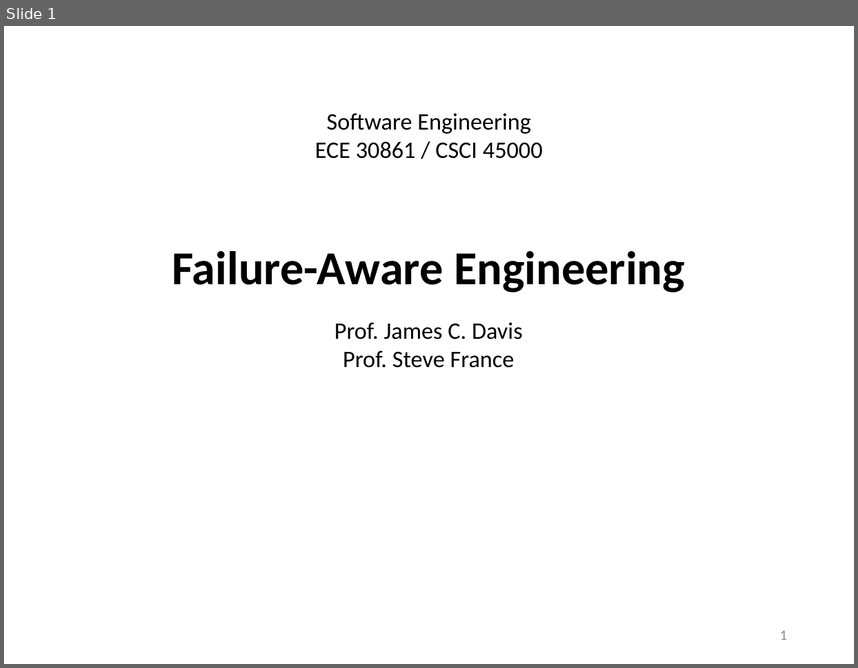
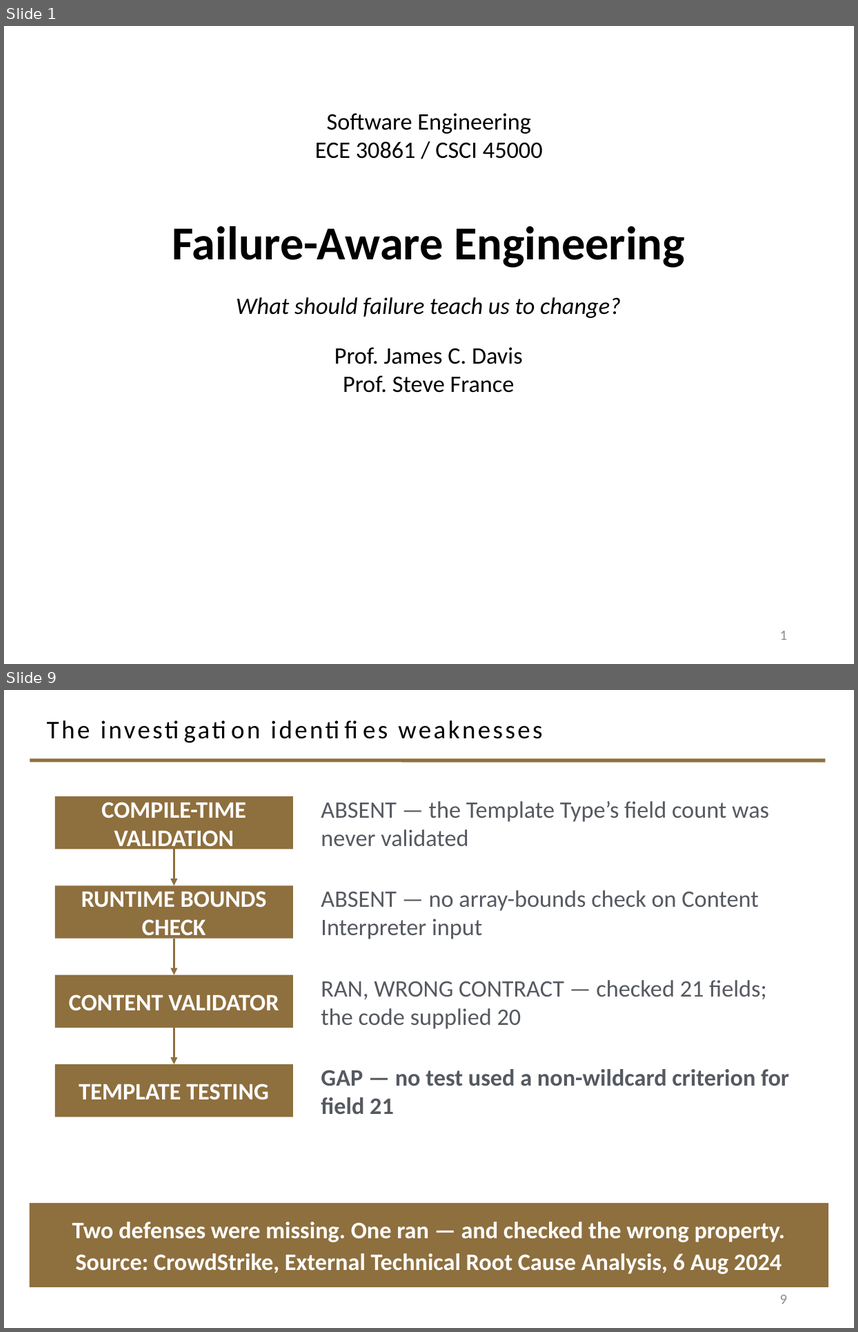
Before and after one commit to davisjam/model-based-agentic-software-engineering, a slide deck: course/lectures/act-2-delegation-and-control/04-failure-aware-engineering/2-4-Failure-Aware-Engineering.pptx. Shown one above the other, each under a label of ours: slide 1 before the commit, slides 1 and 9 after it; the slides between them are not shown. The pictures are 858x668 and 858x1332 pixels, drawn with LibreOffice and Linux fonts; fonts in the diff are those of the drawing; background and template pictures are left out. Boxes give left, top, right and bottom in pixels: in the first picture for what was removed or moved away, otherwise in the second. Text is boxed around its words. In the diff, an @@ line names an element or a change of style, - is before the commit and + after.

```diff
--- a/course/lectures/act-2-delegation-and-control/04-failure-aware-engineering/2-4-Failure-Aware-Engineering.pptx
+++ b/course/lectures/act-2-delegation-and-control/04-failure-aware-engineering/2-4-Failure-Aware-Engineering.pptx
@@ slide 9 added at (4, 690, 854, 1328), background #FFFFFF @@
@@ title added at (47, 720, 542, 739), 21.6 pt, text #000000 @@
+The investigation identifies weaknesses
@@ line added from (30, 760) to (825, 760), #8E6F3E 3 pt @@
@@ rectangle added at (55, 796, 293, 849), fill #8E6F3E, 20 pt, text #FFFFFF, bold @@
+COMPILE-TIME VALIDATION
@@ text added at (321, 801, 769, 846), 20 pt, text #555960 @@
+ABSENT — the Template Type’s field count was never validated
@@ arrow added from (174, 849) to (174, 885), #8E6F3E 1.5 pt @@
@@ rectangle added at (55, 885, 293, 938), fill #8E6F3E, 20 pt, text #FFFFFF, bold @@
+RUNTIME BOUNDS CHECK
@@ text added at (321, 890, 758, 939), 20 pt, text #555960 @@
+ABSENT — no array-bounds check on Content Interpreter input
@@ arrow added from (174, 938) to (174, 975), #8E6F3E 1.5 pt @@
@@ rectangle added at (55, 975, 293, 1027), fill #8E6F3E, 20 pt, text #FFFFFF, bold @@
+CONTENT VALIDATOR
@@ text added at (321, 980, 767, 1029), 20 pt, text #555960 @@
+RAN, WRONG CONTRACT — checked 21 fields; the code supplied 20
@@ arrow added from (174, 1027) to (174, 1064), #8E6F3E 1.5 pt @@
@@ rectangle added at (55, 1064, 293, 1116), fill #8E6F3E, 20 pt, text #FFFFFF, bold @@
+TEMPLATE TESTING
@@ text added at (321, 1069, 789, 1114), 20 pt, text #555960, bold @@
+GAP — no test used a non-wildcard criterion for field 21
@@ rectangle added at (30, 1203, 829, 1287), fill #8E6F3E, 20 pt, text #FFFFFF, bold @@
+Two defenses were missing. One ran — and checked the wrong property.
+Source: CrowdStrike, External Technical Root Cause Analysis, 6 Aug 2024
@@ page number added at (780, 1294, 787, 1303), 12 pt, text #8C8C8C @@
+9
@@ slide 1 changed as well @@
@@ text at (236, 297, 621, 318): paragraph added @@
+What should failure teach us to change?
```
Also in this commit, not shown: 3 other slides changed, 23 other slides added, 30 slides removed, 12 other files.
